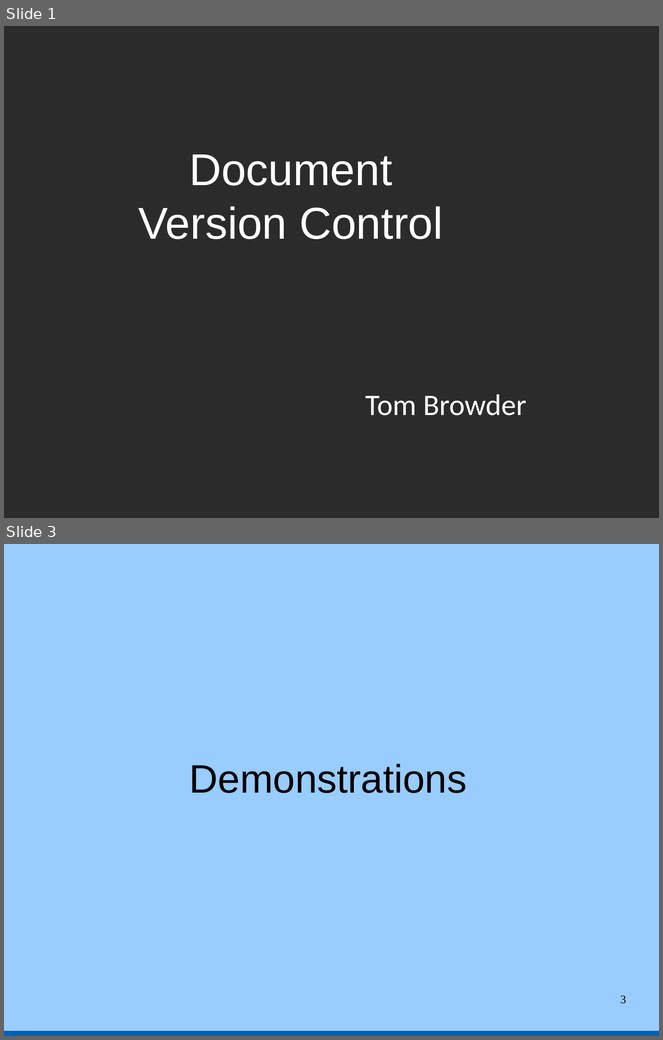
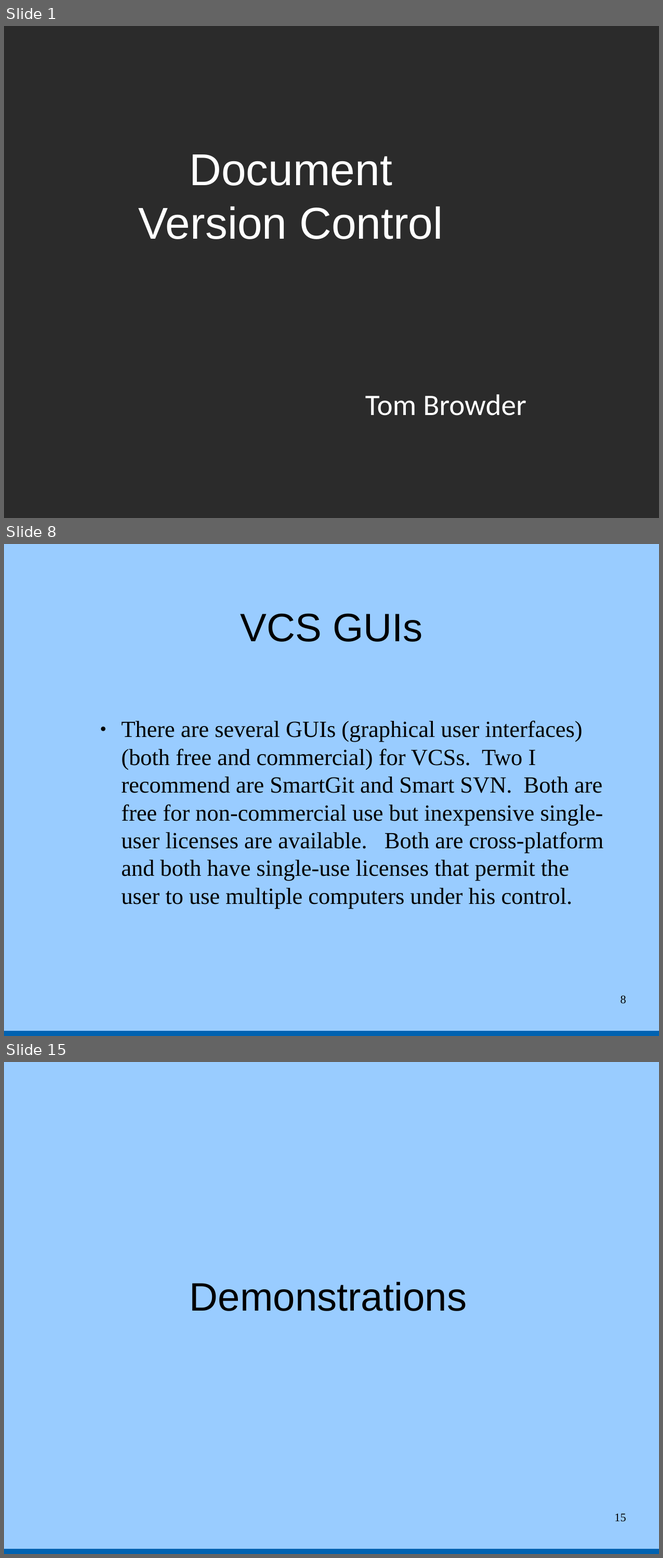
Before and after one commit to tbrowder/nwflug, a slide deck: NWFLUG/mtg-2015-07-06/version-control.odp. Shown one above the other, each under a label of ours: slides 1 and 3 before the commit, slides 1, 8 and 15 after it; the slides between them are not shown. The pictures are 663x1040 and 663x1558 pixels, drawn with LibreOffice and Linux fonts; fonts in the diff are those of the drawing; background and template pictures are left out; a plain dark background stands for a picture behind light text. Boxes give left, top, right and bottom in pixels: in the first picture for what was removed or moved away, otherwise in the second. Text is boxed around its words. In the diff, an @@ line names an element or a change of style, - is before the commit and + after.

```diff
--- a/NWFLUG/mtg-2015-07-06/version-control.odp
+++ b/NWFLUG/mtg-2015-07-06/version-control.odp
@@ slide 8 added at (4, 544, 659, 1036), background #99CCFF; not listed: 1 template element that a slide beside it also shows @@
@@ title added at (241, 613, 423, 642), 48 pt, text #000000 @@
+VCS GUIs
@@ text added at (122, 720, 604, 909), 28 pt, text #000000 @@
+● There are several GUIs (graphical user interfaces) (both free and commercial) for VCSs. Two I recommend are SmartGit and Smart SVN. Both are free for non-commercial use but inexpensive single-user licenses are available. Both are cross-platform and both have single-use licenses that permit the user to use multiple computers under his control.
@@ page number added at (621, 995, 626, 1004), 14 pt, text #000000 @@
+8
@@ what was slide 3 is now slide 15 @@
@@ page number at (614, 1513, 626, 1522): text changed @@
-3
+15
```
Also in this commit, not shown: 1 slide changed, 12 other slides added.
